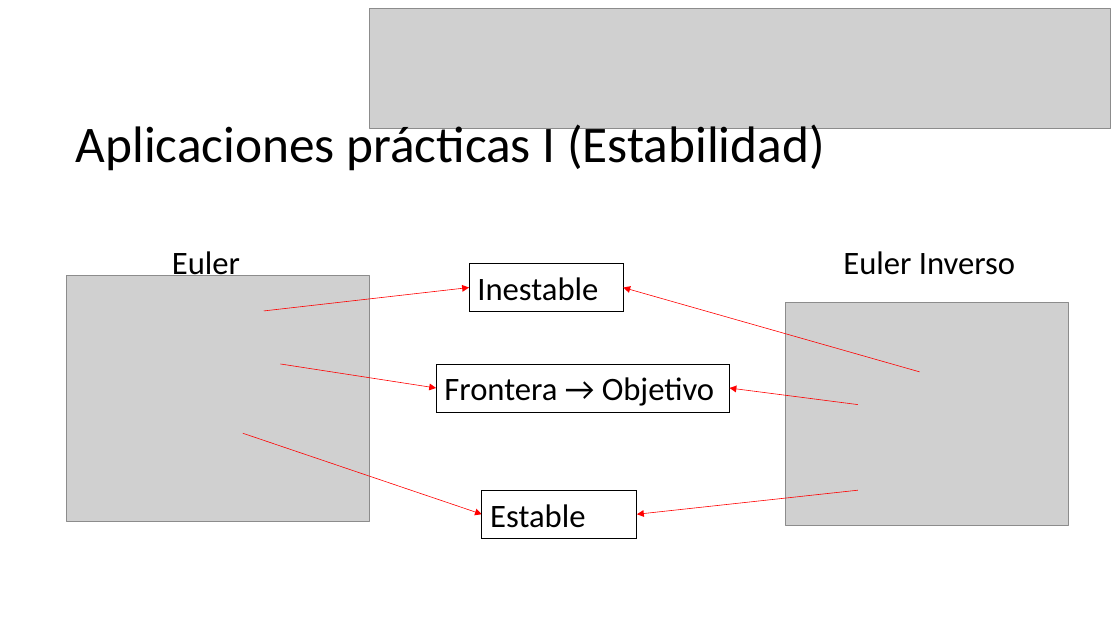
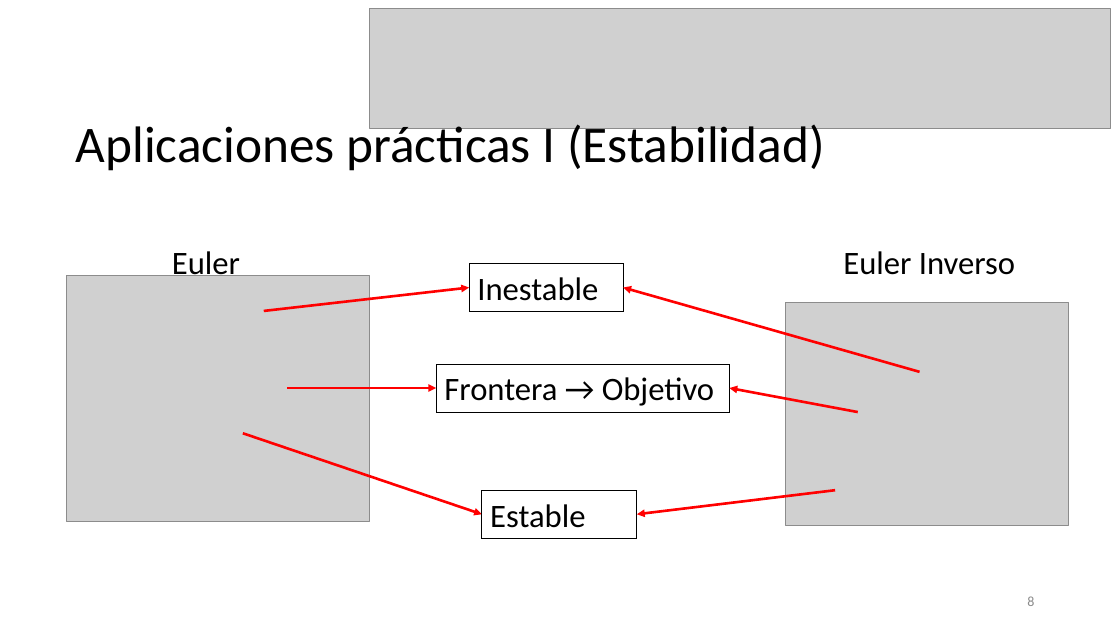
Before and after one commit to BlancaBC/Gravity, a slide deck: slide 8 of Presentacion.pptx. Drawn at 1120x630 pixels with LibreOffice and Linux fonts; fonts in the diff are those of the drawing; grey boxes stand for pictures. Boxes give left, top, right and bottom in pixels: in the first picture for what was removed or moved away, otherwise in the second. Text is boxed around its words. In the diff, an @@ line names an element or a change of style, - is before the commit and + after.

```diff
--- a/Presentacion.pptx
+++ b/Presentacion.pptx
@@ arrow (264, 311) - (469, 287): stroke #FF0000 0.5 pt to #FF0000 2.25 pt @@
@@ arrow (920, 372) - (623, 287): stroke #FF0000 0.5 pt to #FF0000 2.25 pt @@
@@ arrow moved from (281, 364) - (436, 388) to (287, 388) - (436, 388) @@
@@ arrow (287, 388) - (436, 388): stroke #FF0000 0.5 pt to #FF0000 2.25 pt @@
@@ arrow moved from (858, 405) - (729, 388) to (858, 413) - (729, 388) @@
@@ arrow (858, 413) - (729, 388): stroke #FF0000 0.5 pt to #FF0000 2.25 pt @@
@@ arrow (243, 434) - (482, 514): stroke #FF0000 0.5 pt to #FF0000 2.25 pt @@
@@ arrow moved from (858, 491) - (637, 514) to (835, 491) - (637, 514) @@
@@ arrow (835, 491) - (637, 514): stroke #FF0000 0.5 pt to #FF0000 2.25 pt @@
@@ page number added at [1027, 596, 1034, 606], 12 pt, text #8C8C8C @@
+8
```
Also in this commit, not shown: 11 other slides changed, 1 slide added.
